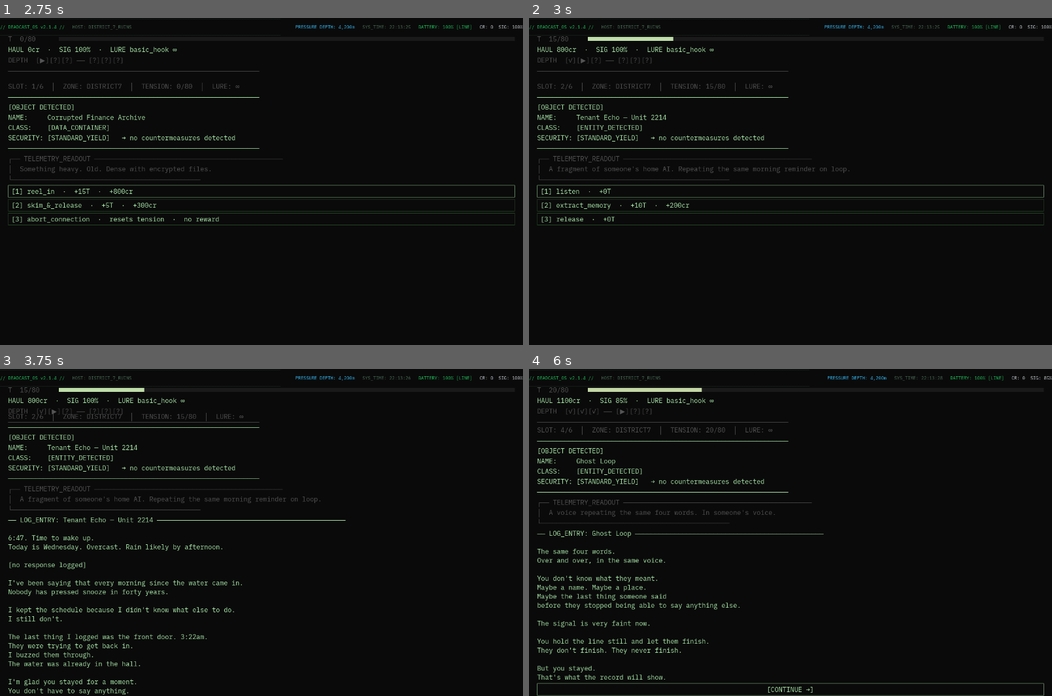
Above: before the commit, frames 1-4 (two rows, left to right).
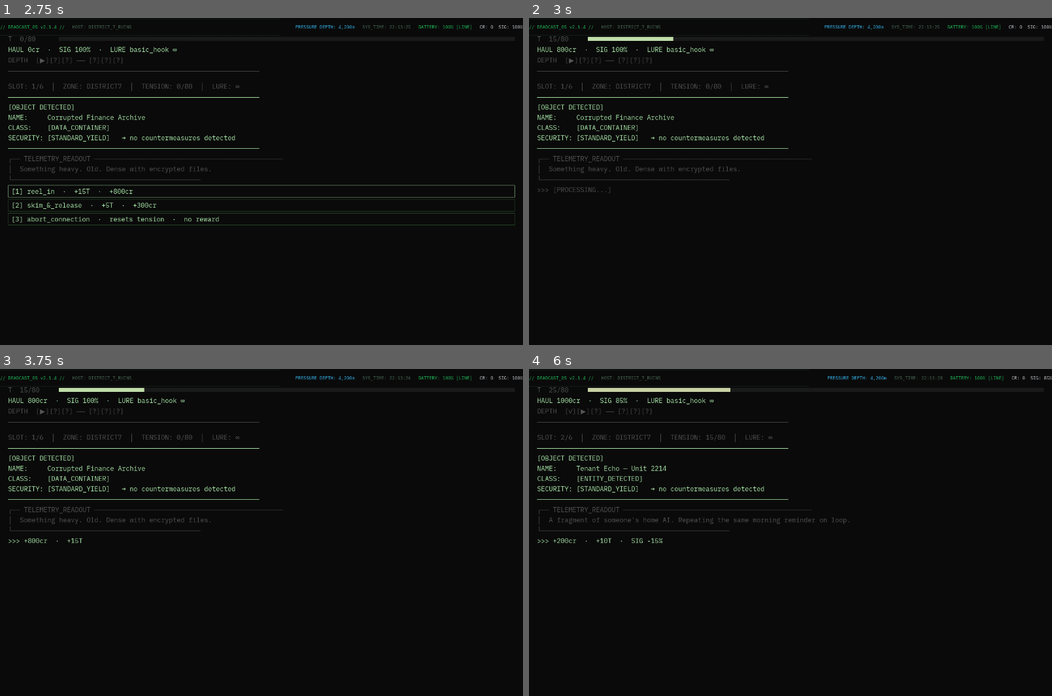
Above: after the commit, the same moments.

Repository: Teeohbee/deadcast
Game: Godot game, scene res://scenes/title_screen/TitleScreen.tscn
The game is run twice, just before and just after one commit, with the same random seed, the same clock (stepped at 60 frames per second) and the same inputs.
Inputs (mouse positions are in pixels of both pictures, inside the frame that each line leads up to):
- Up to frame 1 (2.75 s): click "new game" at 0.5 s; tap Enter at 1.25 s; move the mouse to (376, 165) at 1.27 s; hold E (tab_next) 1.28-2 s; click (376, 165) at 1.42 s; click "[ ENTER ] READY TO DIVE" at 2 s
- Up to frame 2 (3 s): click "[1] reel_in · +15T · +800cr" at 2.75 s
- Up to frame 3 (3.75 s): click (261, 542) at 3.5 s, where only the run before the commit has a clickable "[1] listen · +0T"
- Up to frame 4 (6 s): tap Space at 4.25 s; drag from (685, 548) to (764, 597) at 4.27 s; click (790, 555) at 5 s, where only the run before the commit has a clickable "[2] skim_&_release · +5T · +3…"; click (790, 542) at 5.75 s, where only the run before the commit has a clickable "[1] record_fragment · +0T · +…"

Frame 1 is identical in both runs. In frame 2, 2.1% of the frame differs, in the area x 1-99%, y 12-64%; in frame 3, 4.7%; in frame 4, 5.0%, in the area x 1-99%, y 5-100%.
Error in both runs: Assertion failed: UIController.initialize() must be called before navigate_to() (res://autoload/UIController.gd:30)

Commit message:
feat: unified result beats for all catch outcomes

Diff:
--- a/scenes/dive_run/CatchEvent.gd
+++ b/scenes/dive_run/CatchEvent.gd
@@ -90,13 +90,13 @@
 	options_container.visible = true
 	option_selected.emit(_pending_narrative_index)
 
-func show_result(text: String, color: Color) -> void:
+func show_result(text: String, color: Color, auto_dismiss: bool = false) -> void:
 	narrative_panel.visible = false
 	for child in options_container.get_children():
 		child.queue_free()
-	_animate_result(text, color)
+	_animate_result(text, color, auto_dismiss)
 
-func _animate_result(text: String, color: Color) -> void:
+func _animate_result(text: String, color: Color, auto_dismiss: bool) -> void:
 	var label := Label.new()
 	label.theme = UIStyle.get_theme()
 	options_container.add_child(label)
@@ -114,8 +114,14 @@
 		if not is_instance_valid(self):
 			return
 
-	label.text = ">>> " + text
+	label.text = text
 	UIStyle.apply_label(label, color)
+
+	if auto_dismiss:
+		await get_tree().create_timer(1.0).timeout
+		if is_instance_valid(self):
+			result_dismissed.emit()
+		return
 
 	var btn := Button.new()
 	btn.text = "[CONTINUE →]"
--- a/scenes/dive_run/DiveRun.gd
+++ b/scenes/dive_run/DiveRun.gd
@@ -193,9 +193,9 @@
 		_:
 			_apply_option(option, catch_data)
 
-func _show_result_beat(text: String, color: Color) -> void:
+func _show_result_beat(text: String, color: Color, auto_dismiss: bool = false) -> void:
 	if _current_event and not _snapped:
-		_current_event.show_result(text, color)
+		_current_event.show_result(text, color, auto_dismiss)
 		await _current_event.result_dismissed
 
 func _apply_and_record(option: CatchOption, catch_data: CatchData) -> void:
@@ -208,6 +208,11 @@
 
 func _apply_option(option: CatchOption, catch_data: CatchData) -> void:
 	_apply_and_record(option, catch_data)
+	await _show_result_beat(
+		DiveFormat.result_line(option.credit_value, option.tension_delta, catch_data.corruption_gain),
+		UIStyle.COL_TEXT, true)
+	if _snapped:
+		return
 	_advance_slot()
 
 func _resolve_resistant(option: CatchOption, catch_data: CatchData) -> void:
@@ -215,11 +220,13 @@
 		line_system.apply_tension(option.resist_tension_penalty)
 		line_system.add_corruption(catch_data.corruption_gain)
 		await _show_result_beat(
-			"resisted  ·  +%dT  no reward" % option.resist_tension_penalty,
+			">>> resisted  ·  +%dT  ·  no reward" % option.resist_tension_penalty,
 			UIStyle.COL_DEBT)
 	else:
 		_apply_and_record(option, catch_data)
-		await _show_result_beat("+%dcr" % option.credit_value, UIStyle.COL_TEXT)
+		await _show_result_beat(
+			DiveFormat.result_line(option.credit_value, option.tension_delta, catch_data.corruption_gain),
+			UIStyle.COL_TEXT, true)
 	if _snapped:
 		return
 	_advance_slot()
@@ -233,11 +240,13 @@
 		line_system.add_corruption(catch_data.corruption_gain)
 		EventBus.haul_changed.emit(_run_credits)
 		await _show_result_beat(
-			"negotiation failed  ·  +%dT" % option.fail_tension_delta,
+			">>> negotiation failed  ·  +%dT" % option.fail_tension_delta,
 			UIStyle.COL_DEBT)
 	else:
 		_apply_and_record(option, catch_data)
-		await _show_result_beat("+%dcr" % option.credit_value, UIStyle.COL_TEXT)
+		await _show_result_beat(
+			DiveFormat.result_line(option.credit_value, option.tension_delta, catch_data.corruption_gain),
+			UIStyle.COL_TEXT, true)
 	if _snapped:
 		return
 	_advance_slot()
